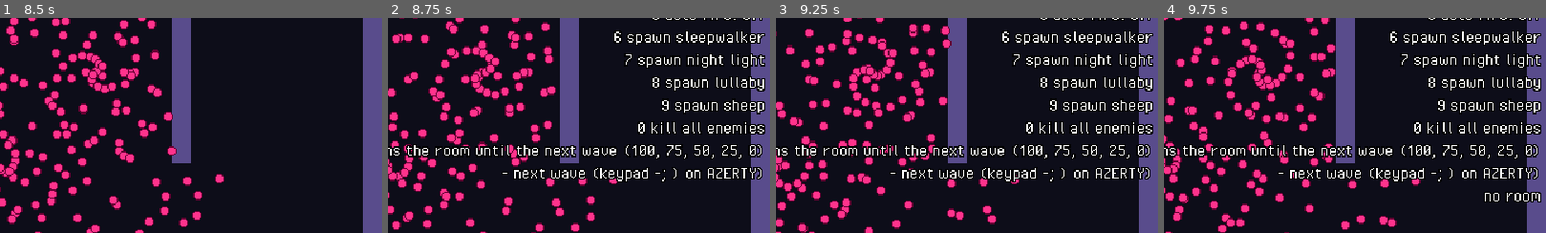
Above: before the commit, frames 1-4 (left to right).
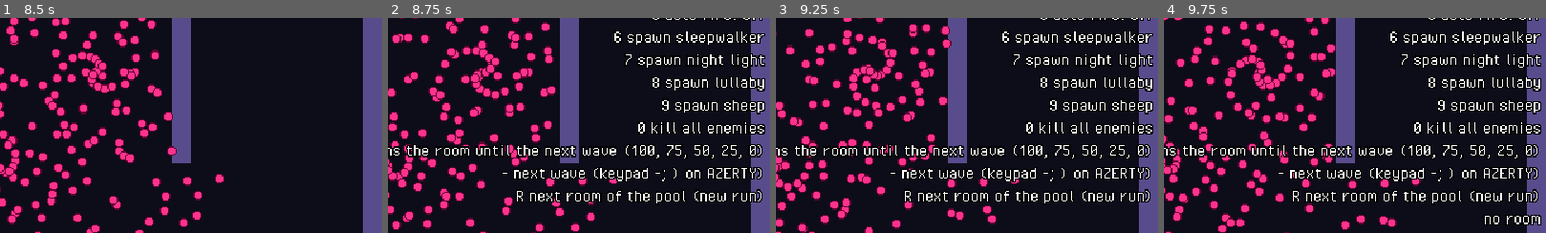
Above: after the commit, the same moments.

Repository: Kroustille/hypnagogia
Game: Godot game, scene res://main/main.tscn
Same seed, same stepped clock (60 frames per second), same inputs: the game is played once before the commit and once after it.
Inputs (mouse positions are % of the whole screen's width and height, from its top left):
- Up to frame 1 (8.5 s): tap Enter at 0.5 s; move the mouse to (72, 45) at 0.52 s; hold D (move_right) 0.53-1.25 s; tap Space (dash) at 0.6 s; click (72, 45) at 0.67 s; drag from (30, 55) to (65, 53) at 1.27 s; move the mouse to (60, 28) at 2.02 s; hold D (move_right) 2.03-2.75 s; tap Shift (power_2) at 2.1 s; drag from (45, 70) to (75, 53) at 2.77 s; move the mouse to (80, 65) at 3.52 s; hold A (move_left) 3.53-4.25 s; tap Alt at 3.6 s; tap F5 (debug_load_test) at 4.15 s; drag from (20, 35) to (35, 25) at 4.27 s; move the mouse to (55, 50) at 5.02 s; hold S (move_down) 5.03-5.75 s; tap 1 at 5.1 s; click (55, 50) at 5.17 s; tap F4 (debug_slow_motion) at 5.65 s; drag from (35, 25) to (30, 55) at 5.77 s; move the mouse to (72, 45) at 6.52 s; hold W (move_up) 6.53-7.25 s; tap 3 at 6.6 s; tap F2 (debug_toggle_collisions) at 7.15 s; drag from (30, 55) to (45, 70) at 7.27 s; move the mouse to (60, 28) at 8.02 s; hold S (move_down) from 8.03 s (still down); tap 5 at 8.1 s
- Up to frame 2 (8.75 s): keep holding S (move_down); tap F1 (debug_toggle_panel) at 8.65 s
- Up to frame 3 (9.25 s): release S (move_down) at 8.75 s; drag from (45, 70) to (20, 35) at 8.77 s
- Up to frame 4 (9.75 s): move the mouse to (80, 65) at 9.52 s; hold W (move_up) from 9.53 s (still down); tap 7 at 9.6 s; click (80, 65) at 9.67 s
The pictures show only the part of the screen within x 50-100%, y 37-87%; the shares and areas given below are measured in that part.

Frame 1 is identical in both runs. In frame 2, 2.4% of the frame differs, in the area x 33-98%, y 79-88%; in frame 3, 2.4%; in frame 4, 2.9%, in the area x 33-99%, y 79-97%.

Commit message:
feat(debug): play the next pool room from the F1 panel
Co-Authored-By: Claude Sonnet 5.5 <noreply@anthropic.com>

Diff:
--- a/game/debug/debug_panel.gd
+++ b/game/debug/debug_panel.gd
@@ -19,7 +19,12 @@
 const LULLABY_DEF: EnemyDef = preload("res://data/enemies/lullaby.tres")
 const SHEEP_DEF: EnemyDef = preload("res://data/enemies/sheep.tres")
 
+## Where the pool rooms are listed (story 4.2).
+const ROOM_POOL_DIR: String = "res://rooms/pool/onset"
+
 var _auto_fire: bool = false
+## Index of the pool room the R key plays next.
+var _pool_index: int = 0
 ## Values the L key cycles through, built from the tuning: the maximum, then just below each tier floor.
 var _lucidity_presets: PackedInt32Array = _build_lucidity_presets()
 ## Index of the preset the lucidity was last set to (0: the full gauge a run starts with).
@@ -72,6 +77,8 @@
 			_cycle_lucidity()
 		KEY_MINUS, KEY_KP_SUBTRACT:
 			_next_wave()
+		KEY_R:
+			_next_pool_room()
 		_:
 			handled = false
 	if handled:
@@ -161,6 +168,18 @@
 		return
 	runner.force_next_wave()
 	_log("next wave (%d)" % runner.wave_number())
+
+
+## Restarts the run in the next room of the pool (sorted by path), then loops back to the first one.
+func _next_pool_room() -> void:
+	var paths: PackedStringArray = RoomInfo.scene_paths(ROOM_POOL_DIR)
+	if paths.is_empty():
+		_log("no room in the pool")
+		return
+	var path: String = paths[_pool_index % paths.size()]
+	_pool_index = (_pool_index + 1) % paths.size()
+	Events.run_requested.emit(RunOptions.Mode.ROOM, 0, false, path)
+	_log("run in %s" % path.get_file())
 
 
 static func _build_lucidity_presets() -> PackedInt32Array:
@@ -262,6 +281,7 @@
 		"0 kill all enemies",
 		"L lucidity cycle, a dive deepens the room until the next wave (%s)" % ", ".join(Array(_lucidity_presets).map(str)),
 		"- next wave (keypad -; ) on AZERTY)",
+		"R next room of the pool (new run)",
 	])
 	if player != null:
 		var health: Health = player.health
